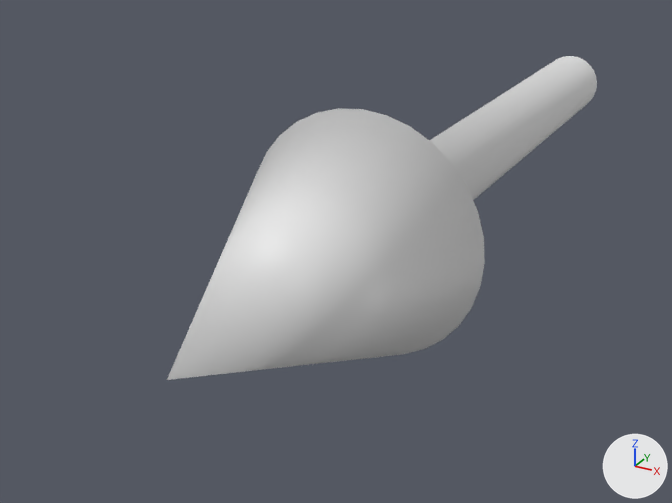
The OBJ model app/models/axis_z.obj, before and after one commit.
One viewpoint serves both versions: a 50 mm lens placed at (0.635, -2.438, 0.583), pointed at (-0.119, -1.067, -0.102). Every picture has the same lights, and +X, +Y and +Z are marked at lower right. Where no turn or scale is listed for an object, it has been applied to the vertices.

Names of what the first picture shows: 'axis_z'.
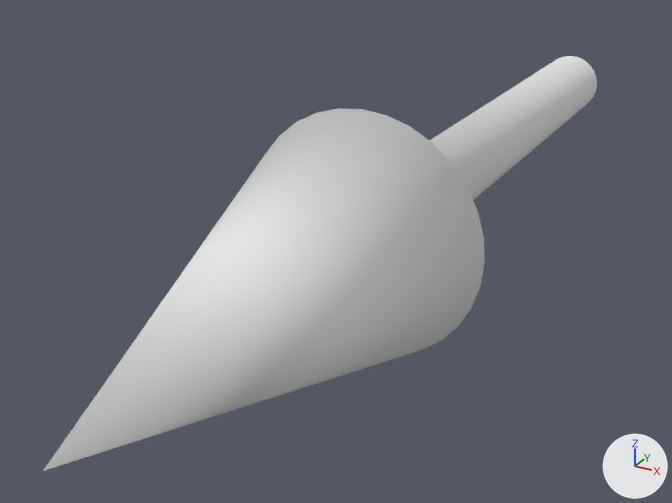
Location of each change, [x1, y1, x2, y2] in pixels of the pictures (672 x 503 px; the box of a moved part takes in the faces that stretch with it):
'axis_z', reshaped (29% wider, 28% taller)
    before: [167, 56, 597, 380]
    after: [43, 56, 597, 471]
part 1 of me_axis_z, moved or reshaped
    before: [167, 150, 416, 380]
    after: [43, 150, 416, 471]

Diff of the bpy script that builds the scene:
```diff
--- a/app/models/axis_z.obj.py
+++ b/app/models/axis_z.obj.py
@@ me_axis_z @@
 me_axis_z.from_pydata(...)  # 97 vertices, 96 faces; spans x -0.21..0.21, y -1.7..0.0, z -0.21..0.21
 # used by ob_axis_z; location = (0.0, 0.0, 0.0)
-me_axis_z.vertices[96].co = (0.0, -1.7, 0.0)  # pixel (166, 379)
+# me_axis_z part 1
+me_axis_z.vertices[96].co = (0.0, -1.9, 0.0)  # pixel (42, 471)
```
